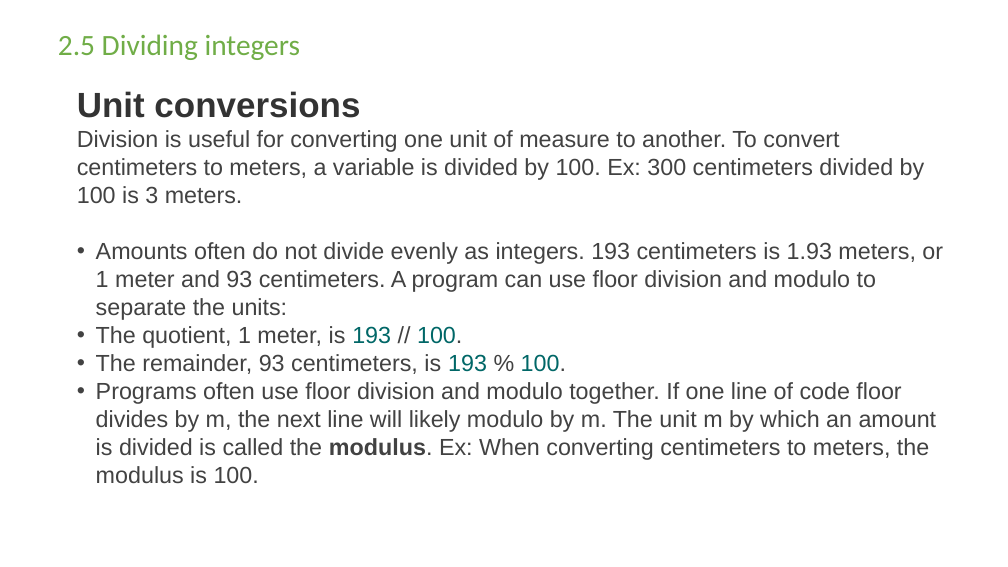
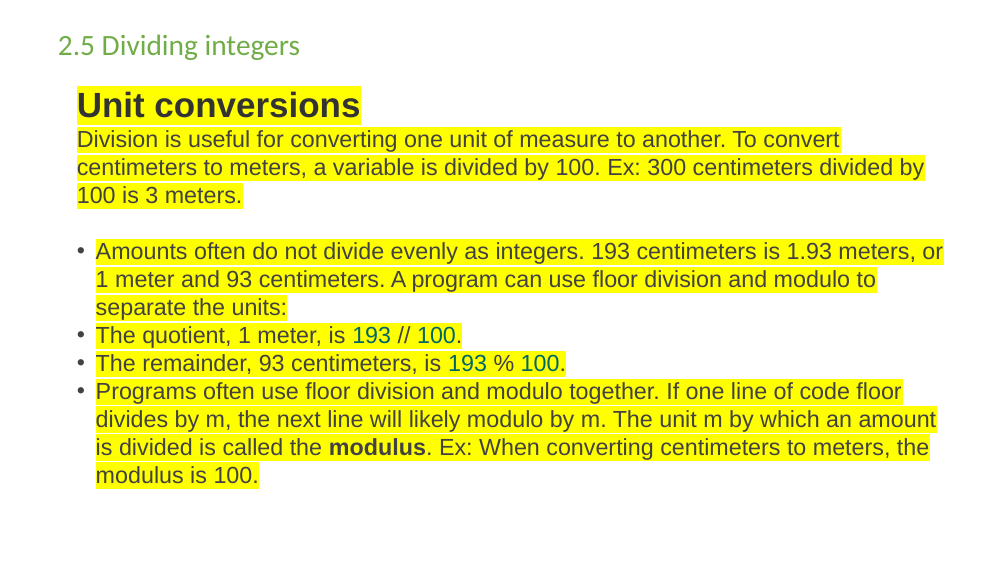
Before and after one commit to Loufi60/TestRepo, a slide deck: slide 19 of Introduction to Python Programming - Chapter 2 - expressions.pptx. Drawn at 1008x567 pixels with LibreOffice and Linux fonts; fonts in the diff are those of the drawing; background and template pictures are left out. Boxes give left, top, right and bottom in pixels: in the first picture for what was removed or moved away, otherwise in the second. Text is boxed around its words. In the diff, an @@ line names an element or a change of style, - is before the commit and + after.

```diff
--- a/Introduction to Python Programming - Chapter 2 - expressions.pptx
+++ b/Introduction to Python Programming - Chapter 2 - expressions.pptx
@@ text "Unit conversions" at (x1=77, y1=91, x2=943, y2=460): highlight none to #FFFF00 @@
```
Also in this commit, not shown: 6 other slides changed, 3 other files.
